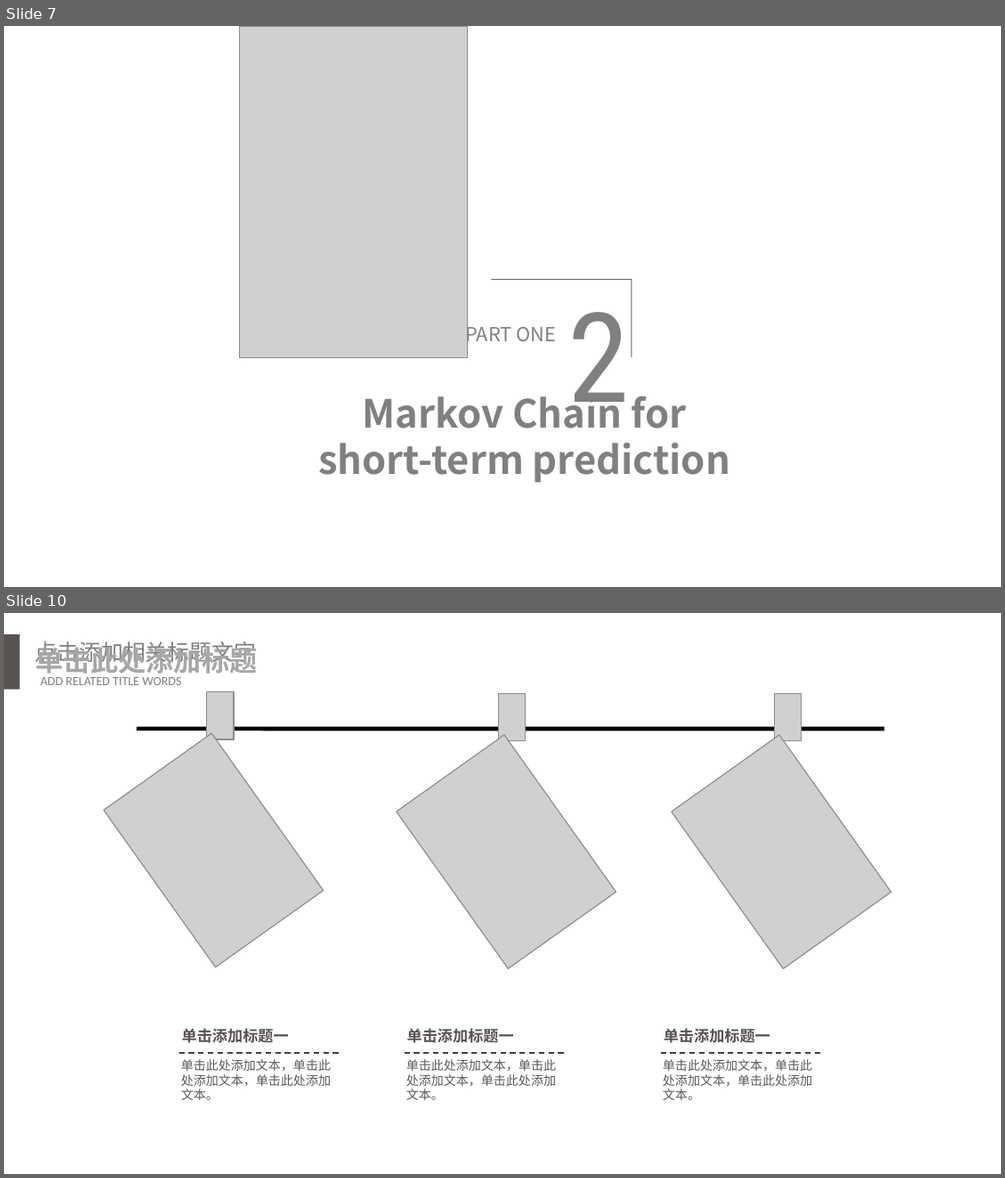
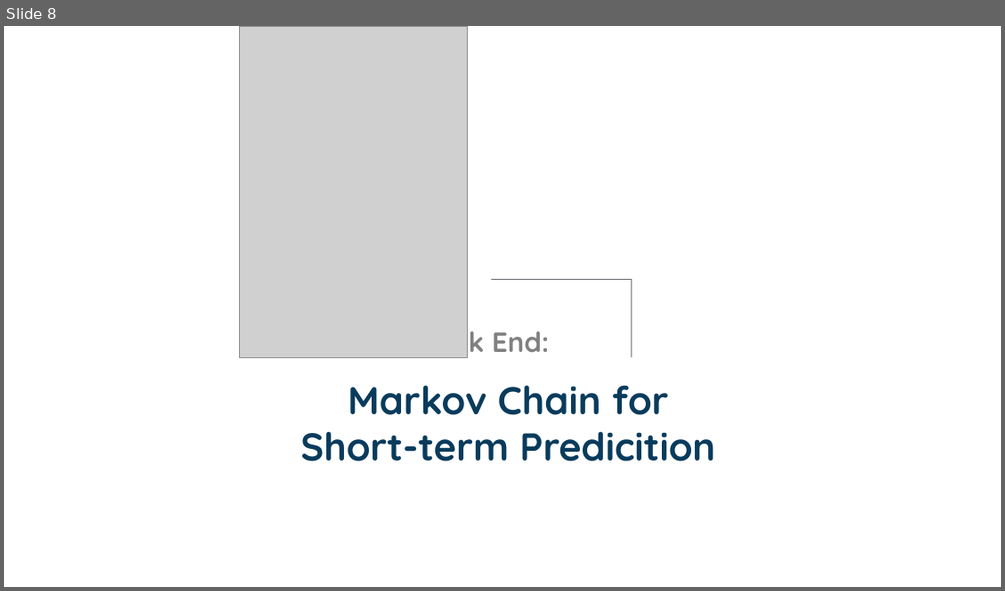
Before and after one commit to yippp/Musier, a slide deck: MidtermPRE/MusierMidtermFront.pptx. Shown one above the other, each under a label of ours: slides 7 and 10 before the commit, slide 8 after it; the slides between them are not shown. The pictures are 1005x1178 and 1005x591 pixels, drawn with LibreOffice and Linux fonts; fonts in the diff are those of the drawing; grey boxes stand for pictures. Boxes give left, top, right and bottom in pixels: in the first picture for what was removed or moved away, otherwise in the second. Text is boxed around its words. In the diff, an @@ line names an element or a change of style, - is before the commit and + after.

```diff
--- a/MidtermPRE/MusierMidtermFront.pptx
+++ b/MidtermPRE/MusierMidtermFront.pptx
@@ slide 10 removed at bbox=[4, 613, 1001, 1174], background #FFFFFF @@
@@ rectangle removed at bbox=[4, 634, 20, 689] @@
@@ text removed at bbox=[35, 641, 256, 666] @@
-点击添加相关标题文字
@@ text removed at bbox=[35, 643, 257, 679] @@
-单击此处添加标题
@@ text removed at bbox=[40, 677, 181, 685] @@
-ADD RELATED TITLE WORDS
@@ picture removed at bbox=[207, 691, 235, 739] @@
@@ picture removed at bbox=[499, 694, 526, 741] @@
@@ picture removed at bbox=[775, 694, 801, 741] @@
@@ picture removed at bbox=[104, 733, 324, 966] @@
@@ line removed from (137, 729) to (884, 729) @@
@@ picture removed at bbox=[396, 735, 615, 968] @@
@@ picture removed at bbox=[672, 735, 890, 968] @@
@@ text removed at bbox=[182, 1028, 289, 1043] @@
-单击添加标题一
@@ text removed at bbox=[407, 1028, 514, 1043] @@
-单击添加标题一
@@ text removed at bbox=[663, 1028, 770, 1043] @@
-单击添加标题一
@@ line removed from (179, 1053) to (339, 1053) @@
@@ text removed at bbox=[181, 1059, 331, 1100] @@
-单击此处添加文本，单击此处添加文本，单击此处添加文本。
@@ line removed from (404, 1053) to (564, 1053) @@
@@ text removed at bbox=[406, 1059, 556, 1100] @@
-单击此处添加文本，单击此处添加文本，单击此处添加文本。
@@ line removed from (661, 1053) to (820, 1053) @@
@@ text removed at bbox=[663, 1059, 812, 1100] @@
-单击此处添加文本，单击此处添加文本，单击此处添加文本。
@@ what was slide 7 is now slide 8 @@
@@ slide 8 changed as well @@
@@ text removed at bbox=[568, 312, 630, 428] @@
-2
@@ text at bbox=[419, 322, 549, 359]: text changed; size 14 to 20 pt; font Noto Sans CJK SC to Quicksand; bold on @@
-PART ONE
+Back End:
@@ text at bbox=[300, 385, 715, 461]: text changed; font Noto Sans CJK SC to Quicksand; text colour #808080 to #093B5C @@
-Markov Chain for short-term prediction
+Markov Chain for Short-term Predicition
```
Also in this commit, not shown: 2 other slides changed, 11 slides added, 21 other slides removed.
